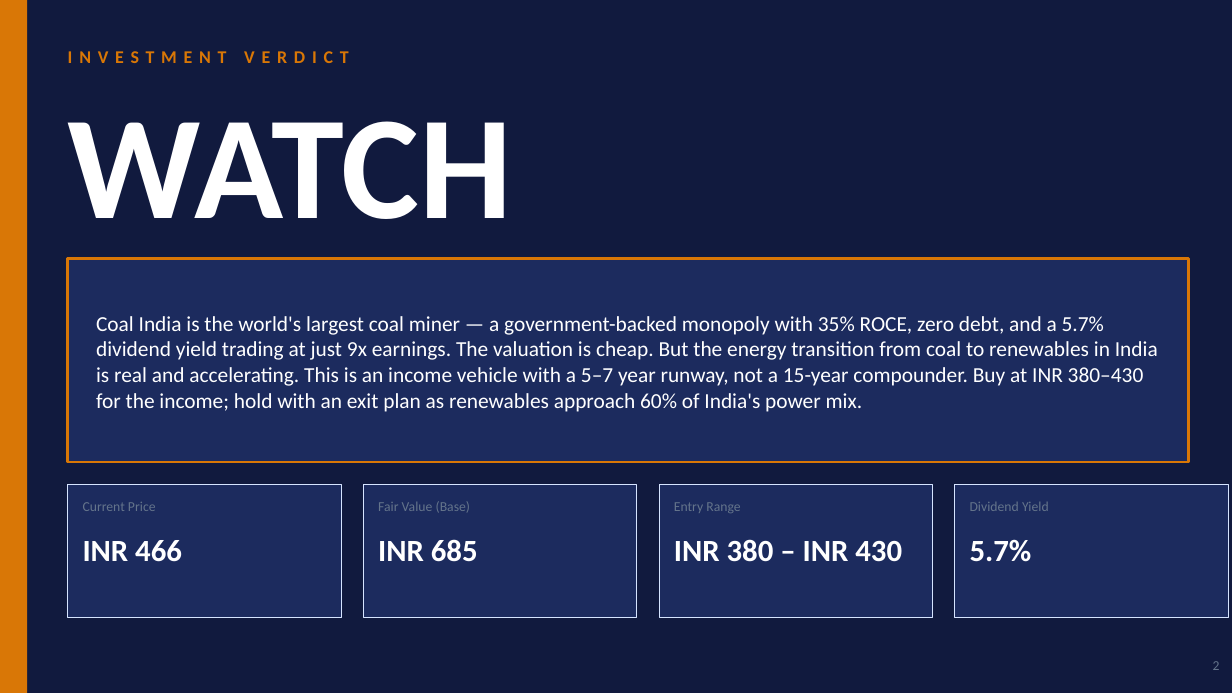
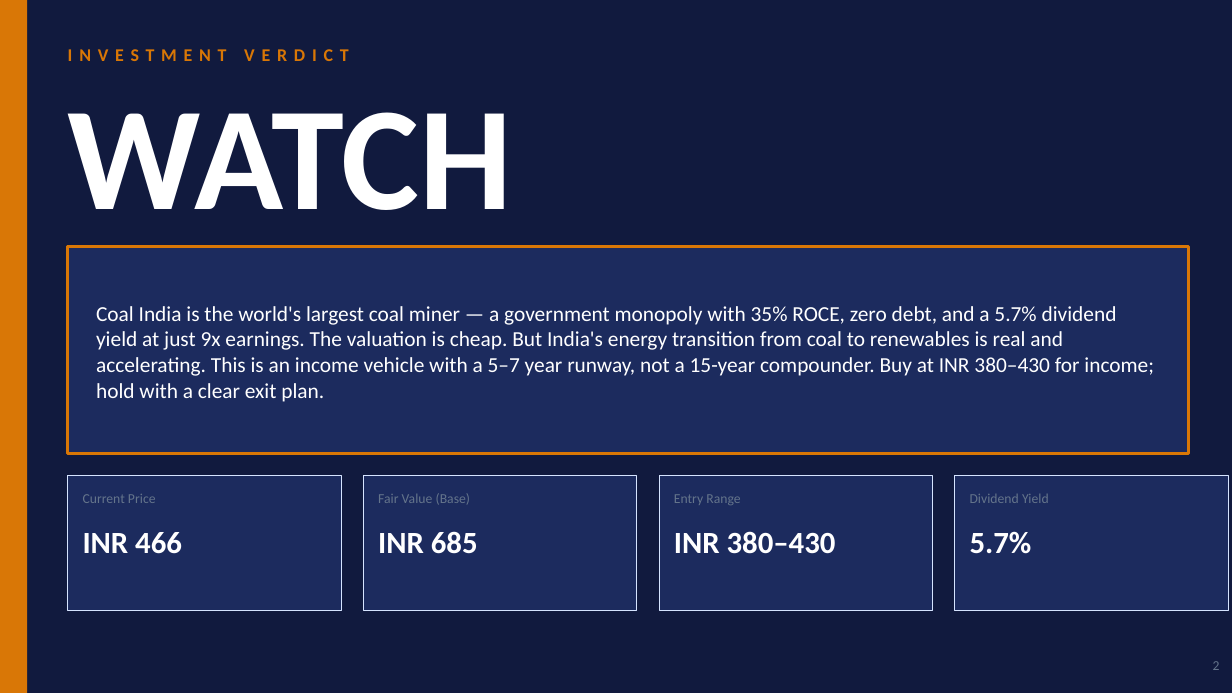
Before and after one commit to shauryakhanna22/daily-stock-pick-India, a slide deck: slide 2 of deep-dives/CoalIndia-DeepDive-2026-05-12.pptx. Drawn at 1232x693 pixels with LibreOffice and Linux fonts; fonts in the diff are those of the drawing. Boxes give left, top, right and bottom in pixels: in the first picture for what was removed or moved away, otherwise in the second. Text is boxed around its words. In the diff, an @@ line names an element or a change of style, - is before the commit and + after.

```diff
--- a/deep-dives/CoalIndia-DeepDive-2026-05-12.pptx
+++ b/deep-dives/CoalIndia-DeepDive-2026-05-12.pptx
@@ text "WATCH": place and size @@
-text "WATCH" at <box>68,121,512,219</box>
+text "WATCH" at <box>68,112,512,210</box>
@@ rectangle: place and size @@
-rectangle at <box>68,259,1189,462</box>
+rectangle at <box>68,246,1189,453</box>
@@ text at <box>96,306,1154,402</box>: text changed @@
-Coal India is the world's largest coal miner — a government-backed monopoly with 35% ROCE, zero debt, and a 5.7% dividend yield trading at just 9x earnings. The valuation is cheap. But the energy transition from coal to renewables in India is real and accelerating. This is an income vehicle with a 5–7 year runway, not a 15-year compounder. Buy at INR 380–430 for the income; hold with an exit plan as renewables approach 60% of India's power mix.
+Coal India is the world's largest coal miner — a government monopoly with 35% ROCE, zero debt, and a 5.7% dividend yield at just 9x earnings. The valuation is cheap. But India's energy transition from coal to renewables is real and accelerating. This is an income vehicle with a 5–7 year runway, not a 15-year compounder. Buy at INR 380–430 for income; hold with a clear exit plan.
@@ 7 texts, 4 rectangles: place and size @@
-7 texts, 4 rectangles at <box>68,484,1228,617</box>
+7 texts, 4 rectangles at <box>68,476,1228,611</box>
@@ text at <box>674,531,836,554</box>: text changed @@
-INR 380 – INR 430
+INR 380–430
```
Also in this commit, not shown: 6 other slides changed, 1 slide added, 2 slides removed.
